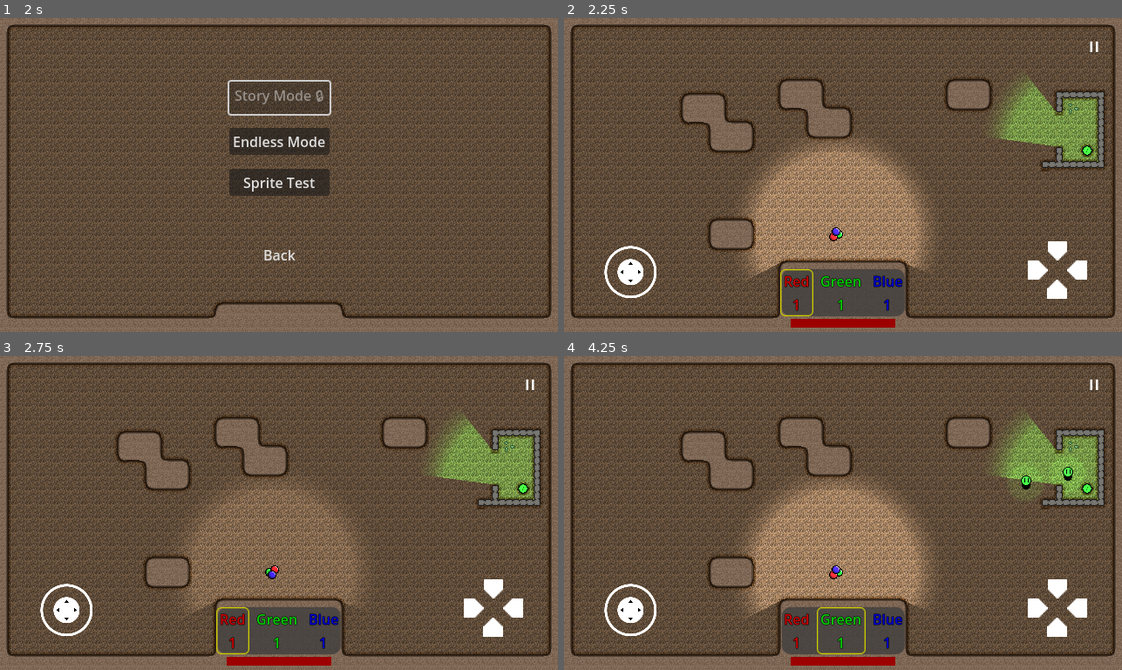
Above: before the commit, frames 1-4 (two rows, left to right).
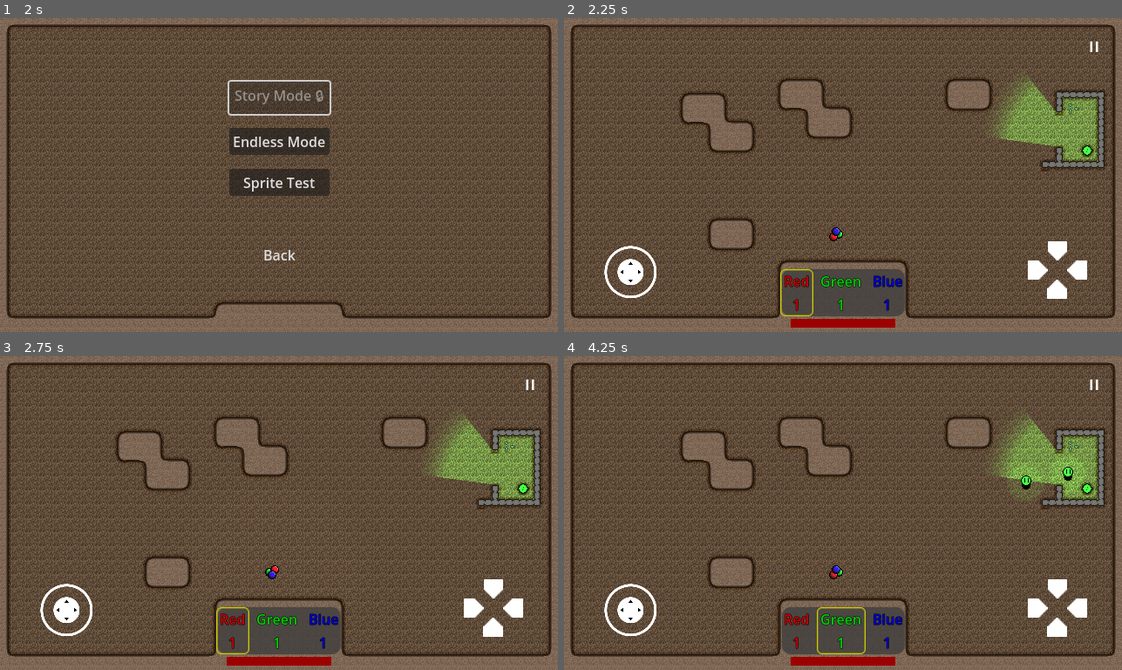
Above: after the commit, the same moments.

Repository: Degenerate-Games/shadows-below
Game: Godot game, scene res://scenes/menus/main_menu.tscn
Two runs of this game, one before a commit and one after it. Both use one fixed random seed, a clock stepped at 60 frames per second and the inputs below.
Inputs (mouse positions are in pixels of both pictures, inside the frame that each line leads up to):
- Up to frame 1 (2 s): click (279, 206) at 0.5 s; click (279, 206) at 1.25 s
- Up to frame 2 (2.25 s): click "Endless Mode" at 2 s
- Up to frame 3 (2.75 s): no input
- Up to frame 4 (4.25 s): move the mouse to (965, 497) at 2.77 s; hold L (mixing_ui_right) 2.78-3.5 s; tap B (bake) at 2.85 s; click (965, 497) at 2.92 s; drag from (731, 528) to (837, 572) at 3.52 s

Frame 1 is identical in both runs. In frame 2, 10% of the frame differs, in the area x 32-66%, y 38-83%; in frame 3, 8.0%; in frame 4, 10%.
Error in both runs: Division by zero error in operator '/'. (res://scripts/room.gd:32)

Commit message:
Update aura pulse function and add health bar functionality

Diff:
--- a/scripts/doors/door_a.gd
+++ b/scripts/doors/door_a.gd
@@ -1,5 +1,10 @@
 extends Area2D
 
+var connected_room: Node2D
+
+func enter():
+	if not connected_room:
+		return
 
 func _on_room_complete():
 	$CollisionShape2D.disabled = false
--- a/scripts/player.gd
+++ b/scripts/player.gd
@@ -15,6 +15,7 @@
 var affected_interactables: Array[Node2D]
 var base_aura_energy: float
 var health: float
+var pulsed: bool
 
 signal shadow_collected
 
@@ -29,10 +30,12 @@
 	affected_enemies = []
 	affected_interactables = []
 	health = max_health
+	pulsed = false
 
 # Called every frame. 'delta' is the elapsed time since the previous frame.
 func _process(_delta):
 	handle_aura_pulse()
+	update_health_bar()
 
 func _physics_process(delta):
 	handle_movement(delta)
@@ -58,7 +61,16 @@
 	if not aura:
 		return
 	var timer_percentage = aura_pulse_timer.time_left / aura_pulse_timer.wait_time
-	var pulse = 1 + aura_pulse_speed * cos(timer_percentage * 2 * PI)
+	timer_percentage = remap(timer_percentage, 1, 0, -1, .1)
+	var f_a = 1 / pow(timer_percentage, 2)
+	var f_b = -1000 * pow(timer_percentage + .1, 2) + 40
+	var pulse = f_a
+	if timer_percentage >= -0.168192:
+		pulse = f_b
+	pulse = remap(pulse, 0, 40, 0, 1)
+	if timer_percentage > -0.1 and not pulsed:
+		pulsed = true
+		pulse_aura()
 	aura.energy = base_aura_energy * pulse
 
 func damage_enemies():
@@ -95,6 +107,13 @@
 func handle_powerup_collected(_item):
 	pass
 
+func update_health_bar():
+	get_tree().get_first_node_in_group("health_bar").scale.x = remap(health, 0, max_health, 0, 1)
+
+func pulse_aura():
+	damage_enemies()
+	interact()
+
 func _on_area_2d_body_entered(body):
 	if body.has_method("take_damage"):
 		affected_enemies.append(body)
@@ -112,5 +131,4 @@
 		affected_interactables.erase(area)
 
 func _on_aura_pulse_timer_timeout():
-	damage_enemies()
-	interact()
+	pulsed = false
